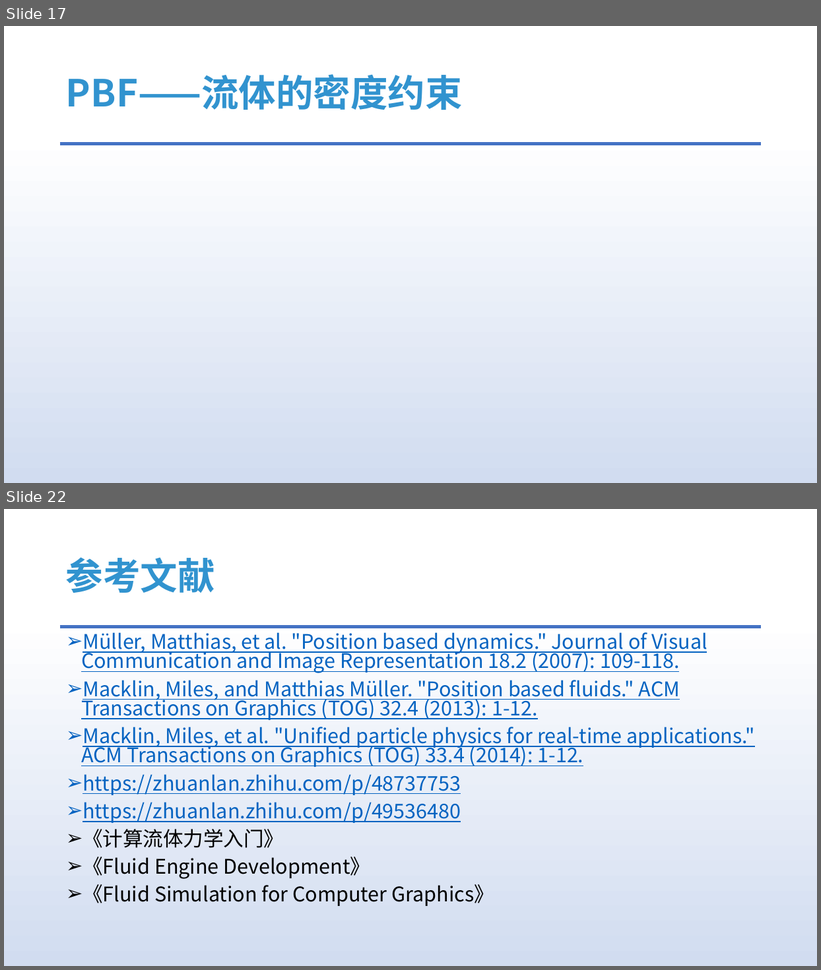
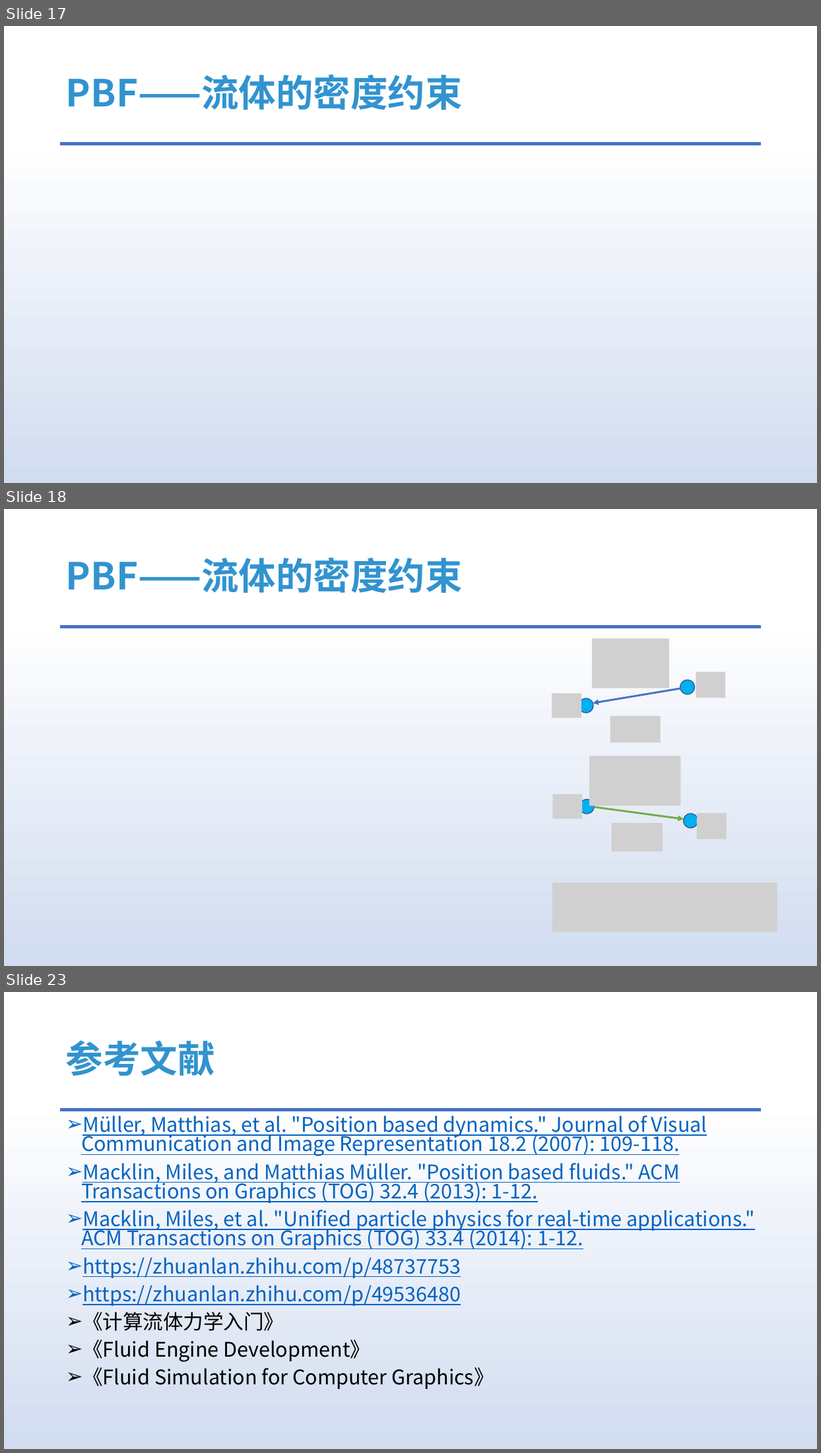
Before and after one commit to answerear/UnityFluid, a slide deck: doc/流体模拟入门分享-Part II.pptx. Shown one above the other, each under a label of ours: slides 17 and 22 before the commit, slides 17, 18 and 23 after it; the slides between them are not shown. The pictures are 821x970 and 821x1453 pixels, drawn with LibreOffice and Linux fonts; fonts in the diff are those of the drawing; grey boxes stand for pictures. Boxes give left, top, right and bottom in pixels: in the first picture for what was removed or moved away, otherwise in the second. Text is boxed around its words. In the diff, an @@ line names an element or a change of style, - is before the commit and + after.

```diff
--- a/doc/流体模拟入门分享-Part II.pptx
+++ b/doc/流体模拟入门分享-Part II.pptx
@@ slide 18 added at (4, 509, 817, 966), background gradient #FFFFFF to #D1DCF0 to #DAE3F3 to #ABC0E4 to #BECEEA to #C7D5ED; not listed: 1 template element that a slide beside it also shows @@
@@ title added at (66, 557, 463, 593), 44 pt, text #3193CF, bold @@
+PBF——流体的密度约束
@@ group added at (552, 638, 725, 743): 4 pictures, 2 ellipses, 1 arrow @@
@@ group added at (553, 756, 726, 852): 4 pictures, 2 ellipses, 1 arrow @@
@@ picture added at (552, 883, 778, 932) @@
@@ what was slide 22 is now slide 23 @@
```
Also in this commit, not shown: 1 slide changed, 3 other slides added, 1 other file.
